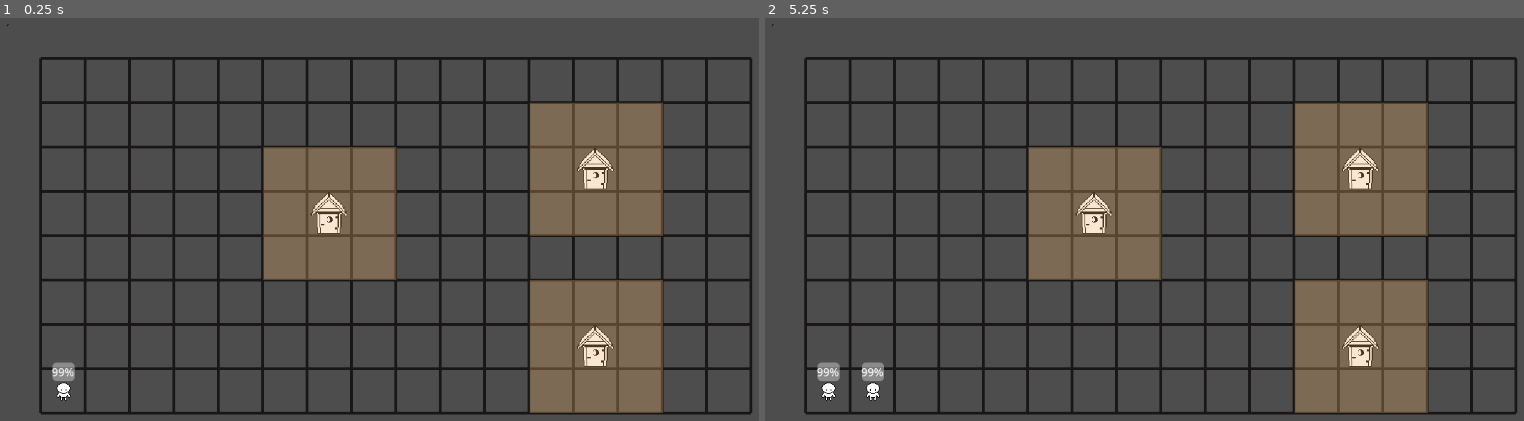
Above: before the commit, frames 1-2 (left to right).
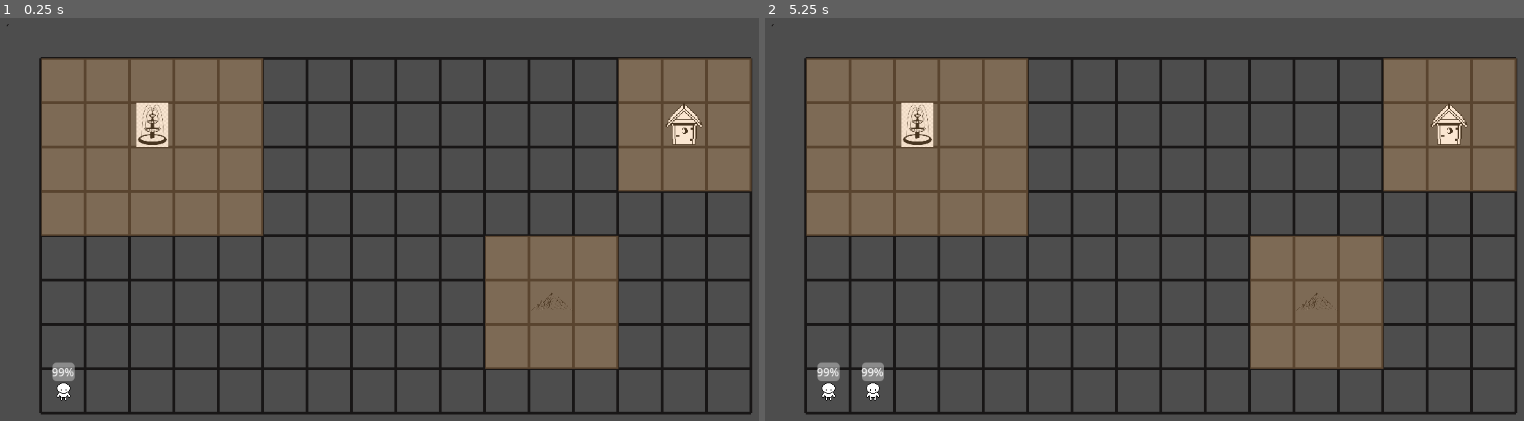
Above: after the commit, the same moments.

Repository: RianShinozaki/GardenExpress
Game: Godot game, scene res://Maps/game.tscn
Two runs of this game, one before a commit and one after it. Both use one fixed random seed, a clock stepped at 60 frames per second and the inputs below.
Inputs (mouse positions are in pixels of both pictures, inside the frame that each line leads up to):
- Up to frame 1 (0.25 s): no input
- Up to frame 2 (5.25 s): tap Enter at 0.5, 2, 3.5 s; move the mouse to (1098, 215) at 0.52 s; click (1098, 215) at 0.6 s; tap Space at 1.25, 2.75, 4.25 s; move the mouse to (1364, 171) at 1.27 s; click (1364, 171) at 1.35 s; move the mouse to (1364, 348) at 2.02 s; click (1364, 348) at 2.1 s; move the mouse to (825, 392) at 2.77 s; click (825, 392) at 2.85 s; move the mouse to (1402, 304) at 3.52 s; click (1402, 304) at 3.6 s; move the mouse to (924, 171) at 4.27 s; click (924, 171) at 4.35 s; move the mouse to (1205, 239) at 5.02 s; click (1205, 239) at 5.1 s

The runs differ from the first frame. In frame 1, 35% of the frame differs, in the area x 5-100%, y 9-99%; in frame 2, 35%.

Commit message:
changed monument spawner and sprite control

Diff:
--- a/Maps/game.tscn
+++ b/Maps/game.tscn
@@ -1,9 +1,10 @@
-[gd_scene load_steps=6 format=3 uid="uid://xg1fkim5oe64"]
+[gd_scene load_steps=7 format=3 uid="uid://xg1fkim5oe64"]
 
-[ext_resource type="Script" uid="uid://3823qkd12a7a" path="res://Scripts/grid_controller.gd" id="1_1ldu1"]
+[ext_resource type="Script" path="res://Scripts/grid_controller.gd" id="1_1ldu1"]
 [ext_resource type="Script" uid="uid://cug412gakuo1x" path="res://Scripts/customer_queue.gd" id="2_6et8r"]
 [ext_resource type="PackedScene" uid="uid://h7whcttdoe0e" path="res://Objects/customer.tscn" id="3_rxd1x"]
 [ext_resource type="PackedScene" uid="uid://cj6y6aoeqwmy1" path="res://Objects/monument.tscn" id="4_6et8r"]
+[ext_resource type="Script" uid="uid://bqqqqcud30etp" path="res://Scripts/monument_spawner.gd" id="5_spawner"]
 
 [sub_resource type="Environment" id="Environment_feb5d"]
 background_mode = 3
@@ -28,18 +29,11 @@
 customer_queue = NodePath(".")
 board_objects_parent = NodePath("../BoardObjects")
 
-[node name="MonumentObject2" parent="." instance=ExtResource("4_6et8r")]
-position = Vector2(479, 286)
-radius_cells = 2
-grid_snap_offset = Vector2(-0.25, -0.25)
-
-[node name="MonumentObject3" parent="." instance=ExtResource("4_6et8r")]
-position = Vector2(862, 225)
-radius_cells = 2
-
-[node name="MonumentObject4" parent="." instance=ExtResource("4_6et8r")]
-position = Vector2(861, 480)
-radius_cells = 2
+[node name="MonumentSpawner" type="Node2D" parent="." node_paths=PackedStringArray("grid_controller", "board_objects_parent")]
+script = ExtResource("5_spawner")
+monument_scene = ExtResource("4_6et8r")
+grid_controller = NodePath("../GridController")
+board_objects_parent = NodePath("../BoardObjects")
 
 [node name="BoardObjects" type="Node2D" parent="."]
 position = Vector2(16, 32)
--- a/Objects/monument.tscn
+++ b/Objects/monument.tscn
@@ -1,8 +1,10 @@
-[gd_scene load_steps=5 format=3 uid="uid://cj6y6aoeqwmy1"]
+[gd_scene load_steps=7 format=3 uid="uid://cj6y6aoeqwmy1"]
 
 [ext_resource type="Script" uid="uid://d33waylukjlh0" path="res://Scripts/monument_object.gd" id="1_6x0e4"]
 [ext_resource type="Texture2D" uid="uid://deaun7wwbx3cn" path="res://Art Assets/OutHouse.png" id="2_rpsm2"]
 [ext_resource type="Script" uid="uid://dj8lb4uhtohgu" path="res://Objects/radius_drawer.gd" id="3_1u7vd"]
+[ext_resource type="Texture2D" uid="uid://ce44u5eg54std" path="res://Art Assets/mountain.png" id="3_hbo4u"]
+[ext_resource type="Texture2D" uid="uid://pnr0o15yn87i" path="res://Art Assets/fountain.jpg" id="3_oiu8d"]
 
 [sub_resource type="RectangleShape2D" id="RectangleShape2D_7tiyv"]
 size = Vector2(62, 62)
@@ -10,6 +12,9 @@
 [node name="MonumentObject" type="Node2D"]
 script = ExtResource("1_6x0e4")
 radius_cells = 5
+outhouse_sprite = ExtResource("2_rpsm2")
+mountain_sprite = ExtResource("3_hbo4u")
+fountain_sprite = ExtResource("3_oiu8d")
 can_be_picked_up = false
 
 [node name="Sprite2D" type="Sprite2D" parent="."]
--- a/Objects/radius_drawer.gd
+++ b/Objects/radius_drawer.gd
@@ -1,20 +1,64 @@
 @tool
-
 extends Node2D
 
 @export var radius_color: Color
 @onready var monument: MonumentObject = $".."
-@onready var grid_controller: GridController = GridController.instance
-@onready var cell_size = grid_controller.cell_size
+var grid_controller: GridController
+var cell_size: int
+
+func _ready() -> void:
+	grid_controller = GridController.instance
+	if grid_controller and is_instance_valid(grid_controller):
+		cell_size = grid_controller.cell_size
+	else:
+		# Fallback if grid controller isn't available yet
+		call_deferred("_retry_setup")
+
+func _retry_setup() -> void:
+	if not grid_controller or not is_instance_valid(grid_controller):
+		grid_controller = GridController.instance
+		if grid_controller and is_instance_valid(grid_controller):
+			cell_size = grid_controller.cell_size
 
 func _draw() -> void:
-	var _radius_cells: int = monument.radius_cells
-	for i in range(-_radius_cells, _radius_cells):
-		for ii in range(-_radius_cells, _radius_cells):
-			if(pow(i, 2) + pow(ii, 2) < pow(_radius_cells, 2)):
-				@warning_ignore("integer_division")
-				var _rect: Rect2 = Rect2(Vector2(i * cell_size - cell_size/2, ii * cell_size - cell_size/2), Vector2(cell_size, cell_size))
-				draw_rect(_rect, radius_color)
+	# Safety checks
+	if not monument or not grid_controller or not is_instance_valid(grid_controller):
+		return
 
-func _process(_delta: float):
-	queue_redraw()
+	var radius_cells: int = monument.radius_cells
+
+	# Get the monument's grid position
+	var monument_world_pos = monument.global_position
+	var monument_grid_pos = Vector2i(
+		(monument_world_pos.x - grid_controller.origin_point.x) / cell_size,
+		(monument_world_pos.y - grid_controller.origin_point.y) / cell_size
+	)
+
+	for i in range(-radius_cells, radius_cells + 1):
+		for ii in range(-radius_cells, radius_cells + 1):
+			if(pow(i, 2) + pow(ii, 2) < pow(radius_cells, 2)):
+				# Calculate the actual grid position for this cell
+				var cell_grid_pos = Vector2i(monument_grid_pos.x + i, monument_grid_pos.y + ii)
+
+				# Check if this cell is within grid boundaries
+				if _is_cell_within_grid(cell_grid_pos):
+					@warning_ignore("integer_division")
+					var rect: Rect2 = Rect2(
+						Vector2(i * cell_size - cell_size/2, ii * cell_size - cell_size/2),
+						Vector2(cell_size, cell_size)
+					)
+					draw_rect(rect, radius_color)
+
+func _is_cell_within_grid(grid_pos: Vector2i) -> bool:
+	if not grid_controller or not is_instance_valid(grid_controller):
+		return false
+
+	return (grid_pos.x >= 0 and
+			grid_pos.x < grid_controller.grid_size.x and
+			grid_pos.y >= 0 and
+			grid_pos.y < grid_controller.grid_size.y)
+
+func _process(delta: float):
+	# Only queue redraw if everything is valid
+	if monument and grid_controller and is_instance_valid(grid_controller):
+		queue_redraw()
--- a/Scripts/monument_object.gd
+++ b/Scripts/monument_object.gd
@@ -4,13 +4,89 @@
 
 enum MONUMENT_TYPE {OUTHOUSE, MOUNTAIN, FOUNTAIN, CONCESSIONS}
 
-@export var monument_type: MONUMENT_TYPE
+@export var monument_type: MONUMENT_TYPE : set = set_monument_type
 @export var radius_cells: int
 @export var radius_color: Color
+
+# Sprite resources for each monument type
+@export var outhouse_sprite: Texture2D
+@export var mountain_sprite: Texture2D
+@export var fountain_sprite: Texture2D
+@export var concessions_sprite: Texture2D
+
+# Sprite scaling options
+@export var sprite_scale: Vector2 = Vector2(1.0, 1.0)
+@export var auto_resize_to_cell: bool = false
+
+@onready var sprite_node: Sprite2D = $Sprite2D
+
+func _ready() -> void:
+	super._ready()
+	# Apply the sprite when the node is ready
+	_update_sprite()
 
 func _enter_tree() -> void:
 	GameController.active_monuments.append(self)
 
+func set_monument_type(new_type: MONUMENT_TYPE) -> void:
+	monument_type = new_type
+	# Update sprite immediately if the node is ready
+	if sprite_node:
+		_update_sprite()
+
+func _update_sprite() -> void:
+	if not sprite_node:
+		return
+
+	# Set the sprite based on monument type
+	match monument_type:
+		MONUMENT_TYPE.OUTHOUSE:
+			if outhouse_sprite:
+				sprite_node.texture = outhouse_sprite
+			else:
+				print("Warning: No outhouse sprite assigned!")
+
+		MONUMENT_TYPE.MOUNTAIN:
+			if mountain_sprite:
+				sprite_node.texture = mountain_sprite
+			else:
+				print("Warning: No mountain sprite assigned, using outhouse as fallback")
+				sprite_node.texture = outhouse_sprite
+
+		MONUMENT_TYPE.FOUNTAIN:
+			if fountain_sprite:
+				sprite_node.texture = fountain_sprite
+			else:
+				print("Warning: No fountain sprite assigned, using outhouse as fallback")
+				sprite_node.texture = outhouse_sprite
+
+		MONUMENT_TYPE.CONCESSIONS:
+			if concessions_sprite:
+				sprite_node.texture = concessions_sprite
+			else:
+				print("Warning: No concessions sprite assigned, using outhouse as fallback")
+				sprite_node.texture = outhouse_sprite
+
+	# Apply scaling
+	_apply_sprite_scaling()
+
+func _apply_sprite_scaling() -> void:
+	if not sprite_node or not sprite_node.texture:
+		return
+
+	if auto_resize_to_cell:
+		# Automatically resize to fit the grid cell
+		var texture_size = sprite_node.texture.get_size()
+		var target_size = Vector2(cell_size * 0.8, cell_size * 0.8)  # 80% of cell size
+		var scale_factor = Vector2(
+			target_size.x / texture_size.x,
+			target_size.y / texture_size.y
+		)
+		sprite_node.scale = scale_factor
+	else:
+		# Use manual scale
+		sprite_node.scale = sprite_scale
+
 func check_in_range(_position: Vector2) -> bool:
 	var _offset = (global_position - _position) / cell_size
 	return (pow(_offset.x, 2) + pow(_offset.y, 2) < pow(radius_cells, 2))
--- /dev/null
+++ b/Scripts/monument_spawner.gd
@@ -0,0 +1,121 @@
+class_name MonumentSpawner extends Node2D
+
+@export var monument_scene: PackedScene
+@export var grid_controller: GridController
+@export var board_objects_parent: Node2D
+@export var min_distance_between_monuments: int = 4  # Minimum cells between monuments
+@export var edge_buffer: int = 1  # Minimum distance from grid edges
+
+var monument_configs: Array[Dictionary] = [
+	{"type": MonumentObject.MONUMENT_TYPE.OUTHOUSE, "radius": 2},
+	{"type": MonumentObject.MONUMENT_TYPE.FOUNTAIN, "radius": 3},
+	{"type": MonumentObject.MONUMENT_TYPE.MOUNTAIN, "radius": 2}
+]
+
+var occupied_positions: Array[Vector2i] = []
+
+func _ready() -> void:
+	if not grid_controller:
+		grid_controller = GridController.instance
+
+	call_deferred("_spawn_initial_monuments")
+
+func _spawn_initial_monuments() -> void:
+	if not monument_scene:
+		push_error("MonumentSpawner: monument_scene is not assigned!")
+		return
+
+	print("Spawning initial monuments...")
+
+	# Clear any existing occupied positions
+	occupied_positions.clear()
+
+	# Generate random positions for each monument
+	for config in monument_configs:
+		var random_position = _get_random_valid_position()
+		if random_position != Vector2i(-1, -1):  # Valid position found
+			_spawn_monument_at_position(random_position, config)
+		else:
+			print("Could not find valid position for monument of type: ", config.type)
+
+func _get_random_valid_position() -> Vector2i:
+	var max_attempts = 100  # Prevent infinite loops
+	var attempts = 0
+
+	while attempts < max_attempts:
+		var random_x = randi() % grid_controller.grid_size.x
+		var random_y = randi() % grid_controller.grid_size.y
+		var potential_position = Vector2i(random_x, random_y)
+
+		if _is_position_valid(potential_position) and _is_position_available(potential_position):
+			return potential_position
+
+		attempts += 1
+
+	# Return invalid position if no valid spot found
+	return Vector2i(-1, -1)
+
+func _is_position_available(grid_pos: Vector2i) -> bool:
+	# Check if position is too close to existing monuments
+	for occupied_pos in occupied_positions:
+		var distance = grid_pos.distance_to(occupied_pos)
+		if distance < min_distance_between_monuments:
+			return false
+
+	return true
+
+func _spawn_monument_at_position(grid_pos: Vector2i, config: Dictionary) -> void:
+	if not _is_position_valid(grid_pos):
+		print("Invalid position for monument: ", grid_pos)
+		return
+
+	var monument = monument_scene.instantiate() as MonumentObject
+
+	monument.monument_type = config.type
+	monument.radius_cells = config.radius
+
+	var world_position = grid_controller.origin_point + grid_pos * grid_controller.cell_size
+	monument.global_position = world_position
+
+	board_objects_parent.add_child(monument)
+
+	# Mark this position as occupied
+	occupied_positions.append(grid_pos)
+
+	print("Spawned monument at grid position: ", grid_pos)
+
+func _is_position_valid(grid_pos: Vector2i) -> bool:
+	# Basic grid bounds check
+	if grid_pos.x < 0 or grid_pos.x >= grid_controller.grid_size.x:
+		return false
+	if grid_pos.y < 0 or grid_pos.y >= grid_controller.grid_size.y:
+		return false
+
+	# Prevent spawning on the bottom row (original constraint)
+	if grid_pos.y >= grid_controller.grid_size.y - 1:
+		return false
+
+	# Keep monuments away from edges
+	if grid_pos.x < edge_buffer:  # Left edge
+		return false
+	if grid_pos.x >= grid_controller.grid_size.x - edge_buffer:  # Right edge
+		return false
+	if grid_pos.y < edge_buffer:  # Top edge
+		return false
+	if grid_pos.y >= grid_controller.grid_size.y - edge_buffer - 1:  # Bottom edge (accounting for bottom row restriction)
+		return false
+
+	return true
+
+# Optional: Function to respawn monuments with new random positions
+func respawn_monuments() -> void:
+	# Remove existing monuments
+	for child in board_objects_parent.get_children():
+		if child is MonumentObject:
+			child.queue_free()
+
+	occupied_positions.clear()
+
+	# Wait a frame for cleanup, then spawn new ones
+	await get_tree().process_frame
+	_spawn_initial_monuments()
Binary file added: Art Assets/fountain.jpg
Not shown, added: Art Assets/fountain.jpg.import
Binary file added: Art Assets/mountain.png
Not shown, added: Art Assets/mountain.png.import
Not shown, added: Scripts/monument_spawner.gd.uid
Not shown, changed: .DS_Store
